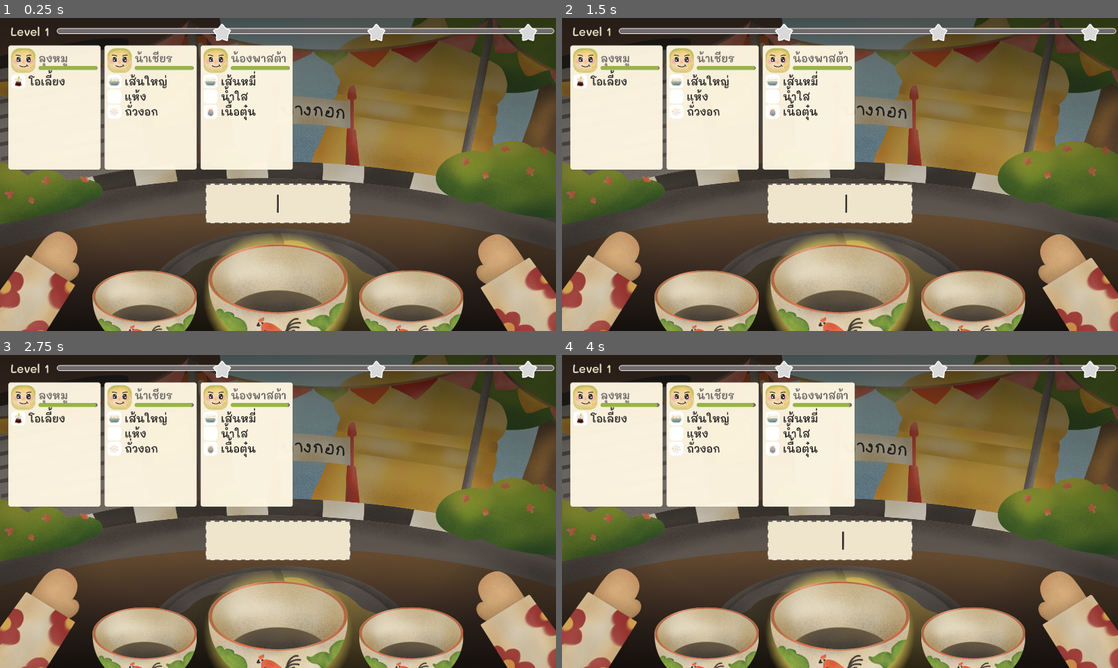
Above: before the commit, frames 1-4 (two rows, left to right).
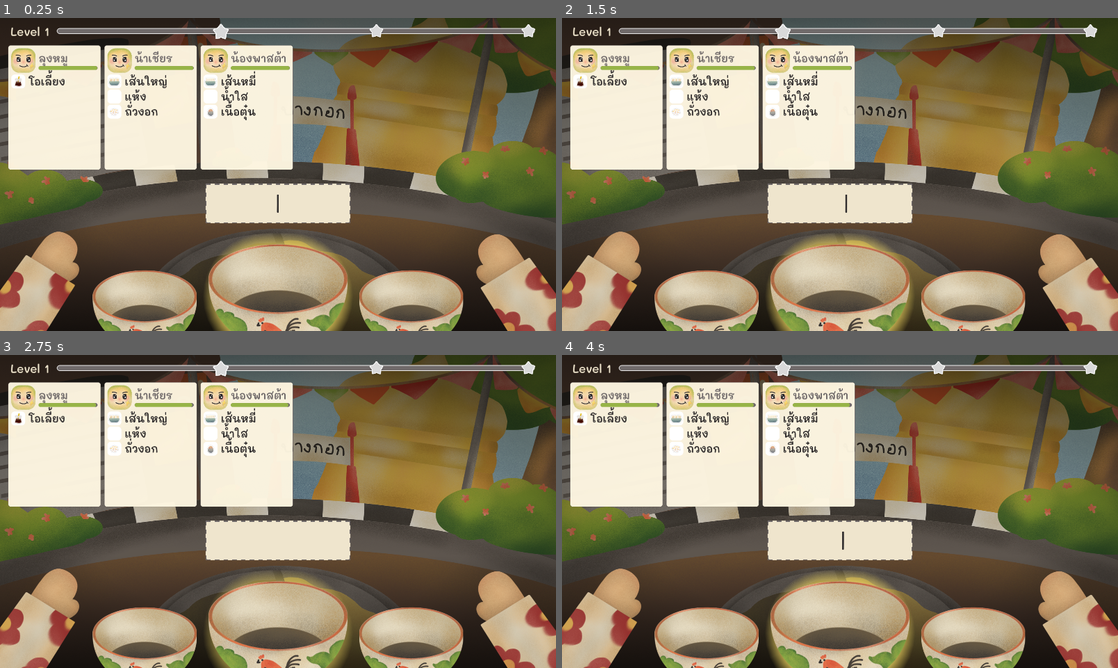
Above: after the commit, the same moments.

Repository: pcpaugust/video-game
Game: Godot game, scene res://scenes/main/Cooking.tscn
The game is run twice, just before and just after one commit, with the same random seed, the same clock (stepped at 60 frames per second) and the same inputs.
Inputs:
- Up to frame 1 (0.25 s): no input
- Up to frame 2 (1.5 s): tap Enter at 0.5, 0.6 s; tap Space at 0.77, 1.25 s; tap Tab at 1.35 s
- Up to frame 3 (2.75 s): tap Space at 1.52 s; tap Enter at 2 s; tap Backspace at 2.1 s
- Up to frame 4 (4 s): tap Space at 2.75, 3.02, 3.77 s; tap Enter at 2.85, 3.5 s; tap Tab at 3.6 s

The runs differ from the first frame. In frame 1, 0.2% of the frame differs, in the area x 38-100%, y 1-8%; in frame 2, 0.2%; in frame 3, 0.2%; in frame 4, 0.2%.

Commit message:
fix: level bar

Diff:
--- a/scenes/ui/LevelBar.tscn
+++ b/scenes/ui/LevelBar.tscn
@@ -53,17 +53,11 @@
 size_flags_horizontal = 3
 
 [node name="ProgressBar" type="ProgressBar" parent="BarWrap" unique_id=767615644]
-custom_minimum_size = Vector2(0, 20)
-layout_mode = 1
-anchors_preset = 14
-anchor_top = 0.5
-anchor_right = 1.0
-anchor_bottom = 0.5
-offset_top = -10.0
-offset_right = 18.0
-offset_bottom = 10.0
-grow_horizontal = 2
-grow_vertical = 2
+custom_minimum_size = Vector2(1650, 20)
+layout_mode = 0
+offset_top = 15.0
+offset_right = 1651.0
+offset_bottom = 35.0
 theme_override_styles/background = SubResource("StyleBoxFlat_bar_bg")
 theme_override_styles/fill = SubResource("StyleBoxFlat_bar_fill")
 step = 1.0
@@ -72,20 +66,28 @@
 [node name="StarLeft" type="TextureRect" parent="BarWrap" unique_id=1292237827]
 layout_mode = 1
 anchors_preset = -1
-offset_left = 533.0
+offset_left = 525.0
+offset_right = 609.0
+offset_bottom = 65.0
 texture = ExtResource("2_bcj4y")
+expand_mode = 2
+stretch_mode = 5
 
 [node name="StarMid" type="TextureRect" parent="BarWrap" unique_id=1899257168]
 layout_mode = 1
 anchors_preset = -1
-offset_left = 1066.0
+offset_left = 1075.0
 offset_bottom = 58.0
 texture = ExtResource("2_bcj4y")
+expand_mode = 2
+stretch_mode = 5
 
 [node name="StarRight" type="TextureRect" parent="BarWrap" unique_id=1359795335]
 layout_mode = 1
 anchors_preset = -1
-offset_left = 1590.0
-offset_right = 655.0
+offset_left = 1600.0
+offset_right = 1648.0
 offset_bottom = 58.0
 texture = ExtResource("2_bcj4y")
+expand_mode = 2
+stretch_mode = 5
